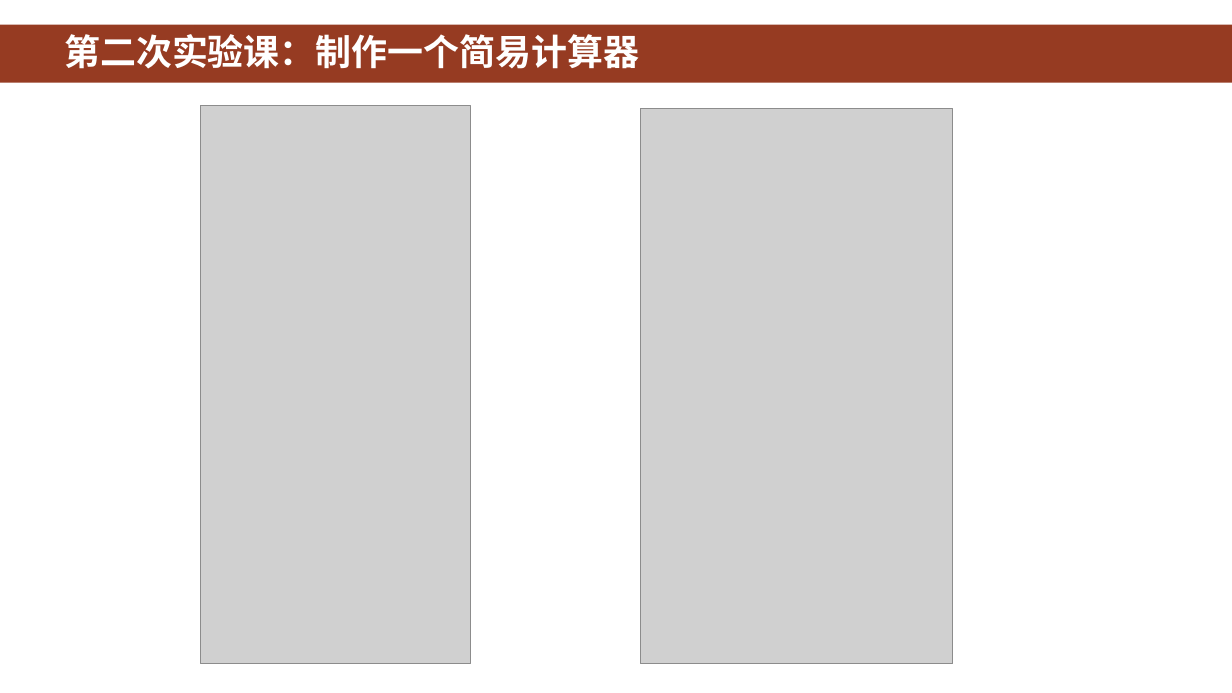
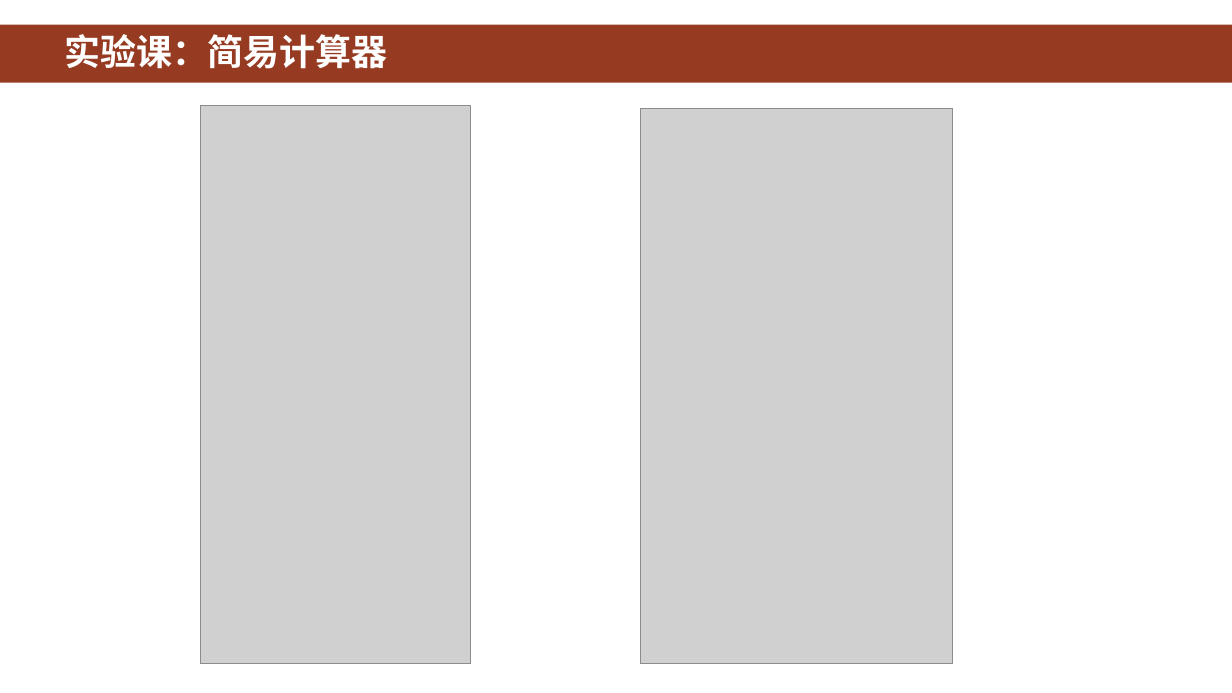
Before and after one commit to HBU/Android-PPT, a slide deck: slide 15 of 02.0 -- 首个程序 -- 第02章.pptx. Drawn at 1232x693 pixels with LibreOffice and Linux fonts; fonts in the diff are those of the drawing; grey boxes stand for pictures; background and template pictures are left out. Boxes give left, top, right and bottom in pixels: in the first picture for what was removed or moved away, otherwise in the second. Text is boxed around its words. In the diff, an @@ line names an element or a change of style, - is before the commit and + after.

```diff
--- a/02.0 -- 首个程序 -- 第02章.pptx
+++ b/02.0 -- 首个程序 -- 第02章.pptx
@@ title at [64,34,387,69]: text changed @@
-第二次实验课：制作一个简易计算器
+实验课：简易计算器
```
Also in this commit, not shown: 1 other slide changed.
